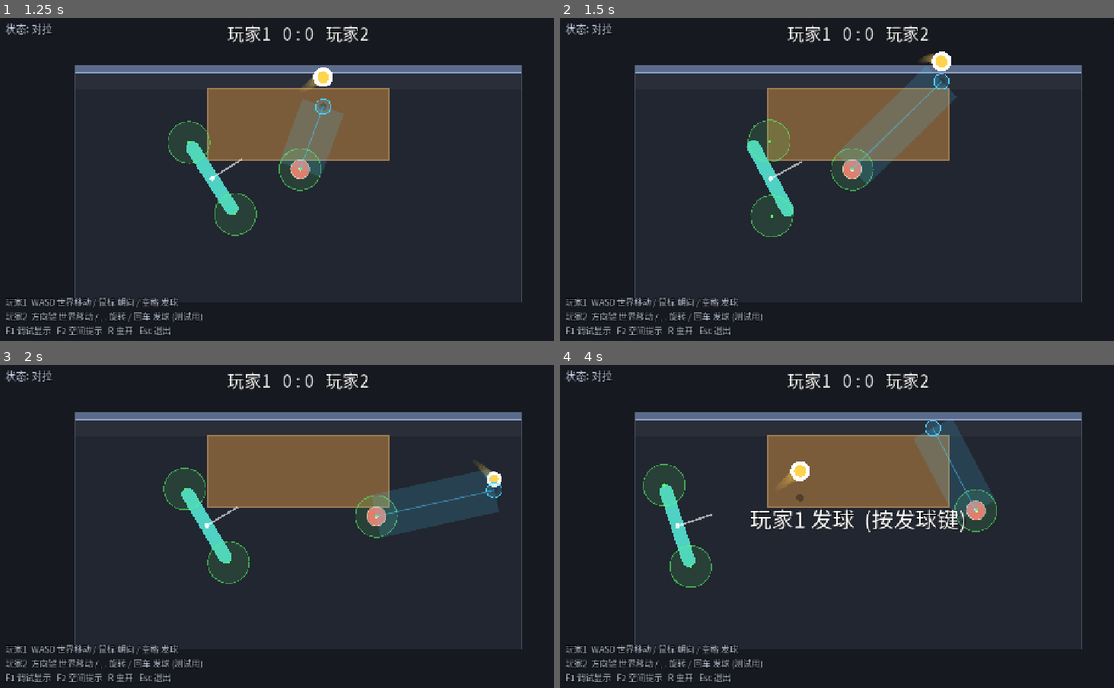
Above: before the commit, frames 1-4 (two rows, left to right).
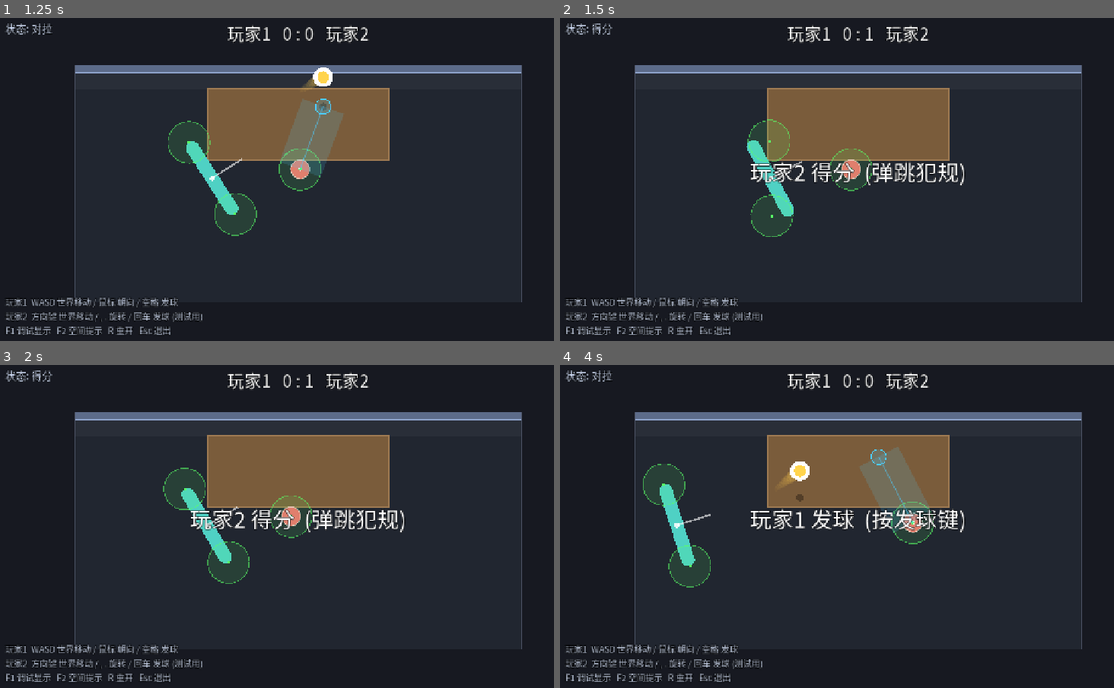
Above: after the commit, the same moments.

Repository: shuperidou/BMA-Arena
Game: Godot game, scene res://scenes/Main.tscn
Same seed, same stepped clock (60 frames per second), same inputs: the game is played once before the commit and once after it.
Inputs (mouse positions are in pixels of both pictures, inside the frame that each line leads up to):
- Up to frame 1 (1.25 s): tap Enter at 0.5, 0.6 s; move the mouse to (432, 166) at 0.52 s; hold D from 0.53 s (still down); click (432, 166) at 0.67 s; tap Space at 0.77 s
- Up to frame 2 (1.5 s): release D at 1.25 s; drag from (737, 202) to (825, 250) at 1.27 s
- Up to frame 3 (2 s): no input
- Up to frame 4 (4 s): move the mouse to (920, 455) at 2.02 s; hold D 2.03-2.75 s; tap 1 at 2.1 s; tap Space at 2.75, 3.77 s; drag from (825, 597) to (676, 478) at 2.77 s; move the mouse to (1041, 581) at 3.52 s; hold A from 3.53 s (still down); tap R at 3.6 s

Frame 1 is identical in both runs. In frame 2, 4.5% of the frame differs, in the area x 5-74%, y 1-54%; in frame 3, 4.8%; in frame 4, 4.9%, in the area x 14-79%, y 17-69%.

Commit message:
rules: fix floor/death to use post-wall receiver_bounces; enforce table-before-wall (wall-first = fault); AI anti-block mode after hitting

Diff:
--- a/scripts/autoload/game_config.gd
+++ b/scripts/autoload/game_config.gd
@@ -63,8 +63,8 @@
 #  击球系统 (集中管理，见 scripts/match/hit_system.gd)
 # ============================================================
 ## 力度：由"击球区在世界空间中的实际速度"决定，经过曲线映射到球速区间。
-var hit_speed_min: float = 820.0        ## 轻击球速
-var hit_speed_max: float = 1020.0        ## 强击球速
+var hit_speed_min: float = 420.0        ## 轻击球速
+var hit_speed_max: float = 620.0        ## 强击球速
 var hit_speed_curve: float = 1.2        ## 力度响应曲线指数 (>1 需要更快才到强)
 var hit_zone_speed_ref: float = 1500.0  ## 击球区速度归一化基准 (世界单位/秒)
 ## 方向：基础方向=面向桌中心；叠加"击球区位置 + 挥动方向"的偏置。
@@ -136,6 +136,8 @@
 var hit_cooldown: float = 0.15
 ## AI 自动发球前的等待时间 (给玩家反应时间)
 var ai_serve_delay: float = 1.5
+## AI 打出球后, 为了避开"阻挡嫌疑"而绕开对手接球走廊的偏移距离
+var ai_avoid_distance: float = 160.0
 
 # ============================================================
 #  阻挡判定 (全部临时阈值) [TEMP]
--- a/scripts/ball/ball.gd
+++ b/scripts/ball/ball.gd
@@ -98,8 +98,9 @@
 	# --- 墙 (顶边)：XY 反弹，仅在有效高度内 ---
 	var wall_y: float = GameConfig.wall_inner_y()
 	if position.y - radius <= wall_y and vel.y < 0.0 and z <= GameConfig.wall_max_height:
-		if _last_surface == 2:
-			_die(GameTypes.DeathReason.BAD_BOUNCE)  # 墙连弹 -> 直接结算
+		# 墙连弹, 或"没先弹桌就撞墙"(违反 桌->墙 顺序) -> 击球方失误, 直接结算
+		if _last_surface == 2 or table_bounces == 0:
+			_die(GameTypes.DeathReason.BAD_BOUNCE)
 			return
 		position.y = wall_y + radius
 		vel.y = -vel.y * GameConfig.ball_wall_rest
--- a/scripts/match/match.gd
+++ b/scripts/match/match.gd
@@ -39,6 +39,7 @@
 	arena = p_arena
 	for p in players:
 		p.ball = ball
+		p.rival = _other(p)
 		p.ball_touched.connect(_on_ball_touched)
 		p.collided_with_player.connect(_on_players_collided)
 	ball.died.connect(_on_ball_died)
@@ -183,8 +184,9 @@
 		GameTypes.DeathReason.BAD_BOUNCE:
 			return receiver_index  # 同一面连弹/跳弹 -> 击球方失误
 		GameTypes.DeathReason.FLOOR, GameTypes.DeathReason.OUT_OF_BOUNDS:
-			# 撞墙过且有桌弹 => 接球方没接到，击球方得分；否则击球方失误，接球方得分
-			if ball.wall_since_hit and ball.table_bounces >= 1:
+			# 墙后已经落过桌(receiver_bounces>=1) => 接球方没接到, 击球方得分;
+			# 否则(只撞墙没落桌/只弹桌没到墙) => 击球方失误, 接球方得分 (文档 93-99 行)
+			if ball.wall_since_hit and ball.receiver_bounces >= 1:
 				return hitter_index
 			return receiver_index
 	return receiver_index
--- a/scripts/player/ai_player.gd
+++ b/scripts/player/ai_player.gd
@@ -47,10 +47,30 @@
 func _target_point() -> Vector2:
 	if ball == null or ball.state != GameTypes.BallState.LIVE:
 		return global_position  # 球不在场(发球/死球): 原地待命
+	# 自己刚打完这球 -> 切"防阻挡模式": 绕开对手的接球走廊, 避免被判阻挡
+	if ball.last_hitter == self:
+		return _anti_block_target()
+	# 否则我是接球方 -> 追可接住点
 	var pred: Dictionary = ball.predict_catchable()
 	if pred.found:
 		return pred.point
 	return ball.global_position
+
+## 防阻挡：绕到"对手 -> 预计接球点"这条走廊的侧面去。
+func _anti_block_target() -> Vector2:
+	if rival == null:
+		return global_position
+	var pred: Dictionary = ball.predict_catchable()
+	var p: Vector2 = pred.point if pred.found else ball.global_position
+	var h: Vector2 = rival.global_position
+	var mid: Vector2 = (h + p) * 0.5
+	var seg: Vector2 = p - h
+	var perp: Vector2 = Vector2(-seg.y, seg.x).normalized() if seg.length() > 1.0 else Vector2(0.0, 1.0)
+	if (global_position - mid).dot(perp) < 0.0:
+		perp = -perp
+	var target: Vector2 = mid + perp * GameConfig.ai_avoid_distance
+	var ar: Rect2 = GameConfig.arena_rect().grow(-40.0)
+	return Vector2(clampf(target.x, ar.position.x, ar.end.x), clampf(target.y, ar.position.y, ar.end.y))
 
 # ------------------------------------------------------------
 #  智能击球 / 发球 (保证落桌, 角度随机变化)
--- a/scripts/player/player_controller.gd
+++ b/scripts/player/player_controller.gd
@@ -14,6 +14,7 @@
 var player_index: int = 1
 var input_scheme: InputScheme = null
 var ball: Ball = null
+var rival: PlayerController = null  ## 对手 (由 Match 设置)
 
 var hit_points: Array[HitPoint] = []
 ## 击球区在角色局部坐标系中的位移 (2D)。
